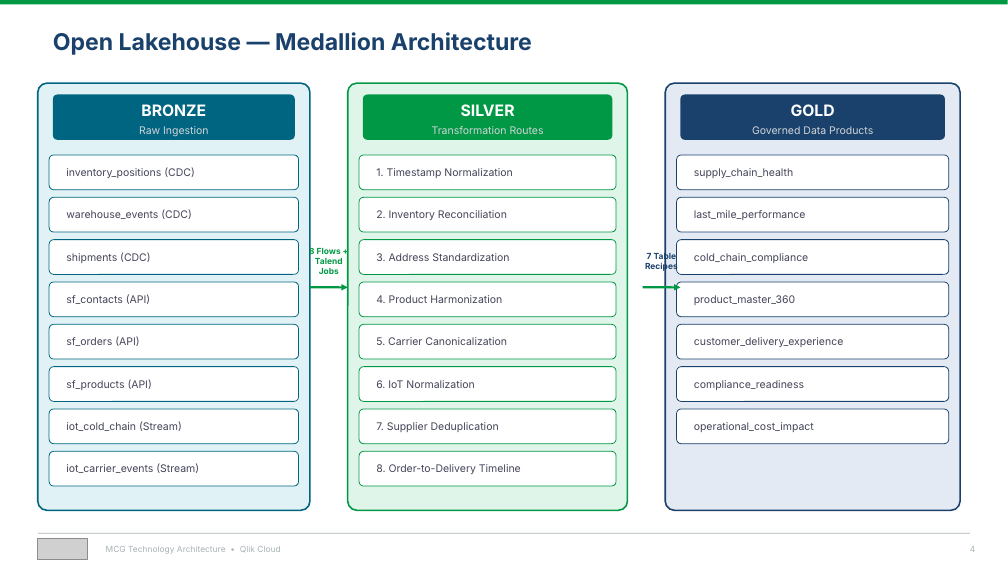
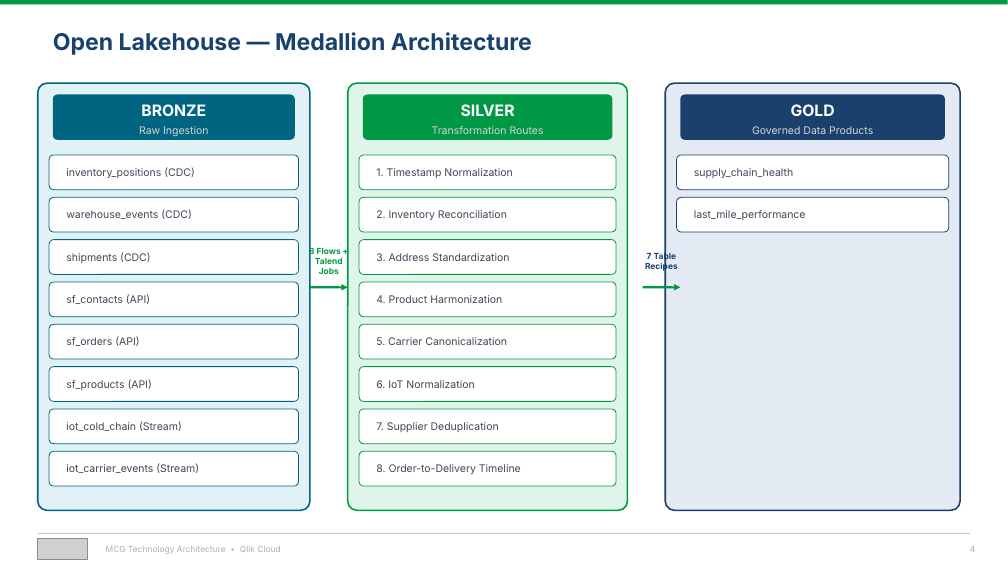
Before and after one commit to robertschoenfeldqlik/meridan_retail_group_qlik_demo_assets, a slide deck: slide 4 of MCG_Technology_Architecture.pptx. Drawn at 1008x567 pixels with LibreOffice and Linux fonts; fonts in the diff are those of the drawing; grey boxes stand for pictures. Boxes give left, top, right and bottom in pixels: in the first picture for what was removed or moved away, otherwise in the second. Text is boxed around its words. In the diff, an @@ line names an element or a change of style, - is before the commit and + after.

```diff
--- a/MCG_Technology_Architecture.pptx
+++ b/MCG_Technology_Architecture.pptx
@@ rounded rectangle removed at box(677, 240, 949, 274) @@
@@ text removed at box(694, 253, 809, 263) @@
-cold_chain_compliance
@@ rounded rectangle removed at box(677, 282, 949, 317) @@
@@ text removed at box(694, 295, 795, 305) @@
-product_master_360
@@ rounded rectangle removed at box(677, 324, 949, 359) @@
@@ text removed at box(694, 337, 844, 347) @@
-customer_delivery_experience
@@ rounded rectangle removed at box(677, 367, 949, 402) @@
@@ text removed at box(694, 380, 804, 390) @@
-compliance_readiness
@@ rounded rectangle removed at box(677, 409, 949, 444) @@
@@ text removed at box(694, 422, 814, 432) @@
-operational_cost_impact
```
Also in this commit, not shown: 1 other slide changed, 52 other files.
